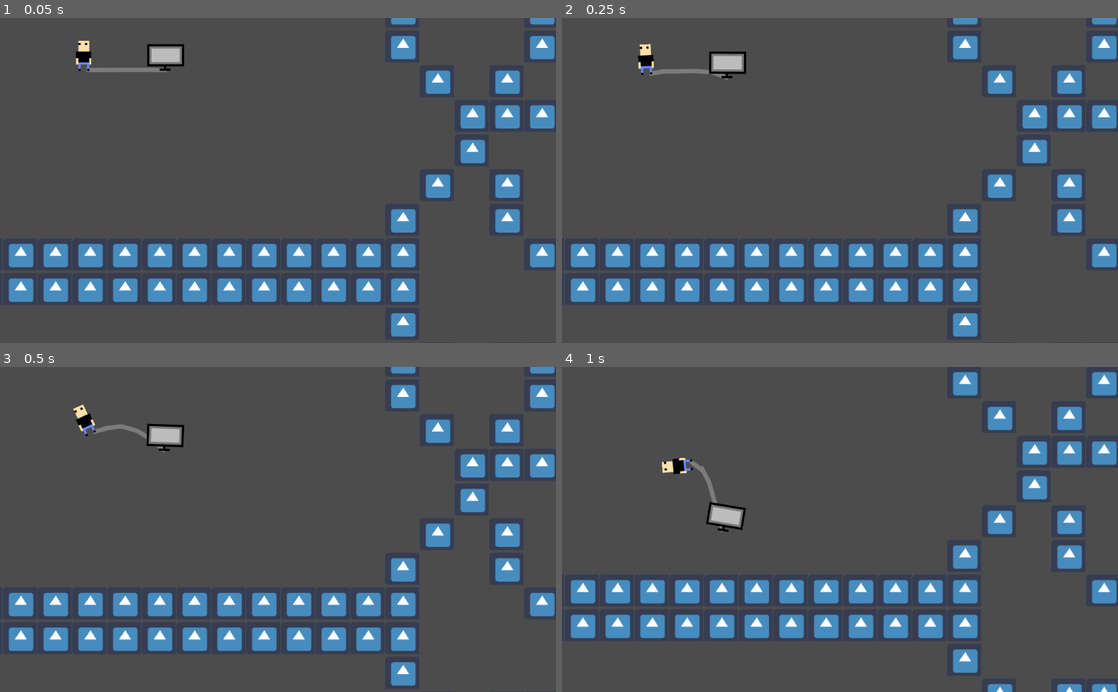
Above: before the commit, frames 1-4 (two rows, left to right).
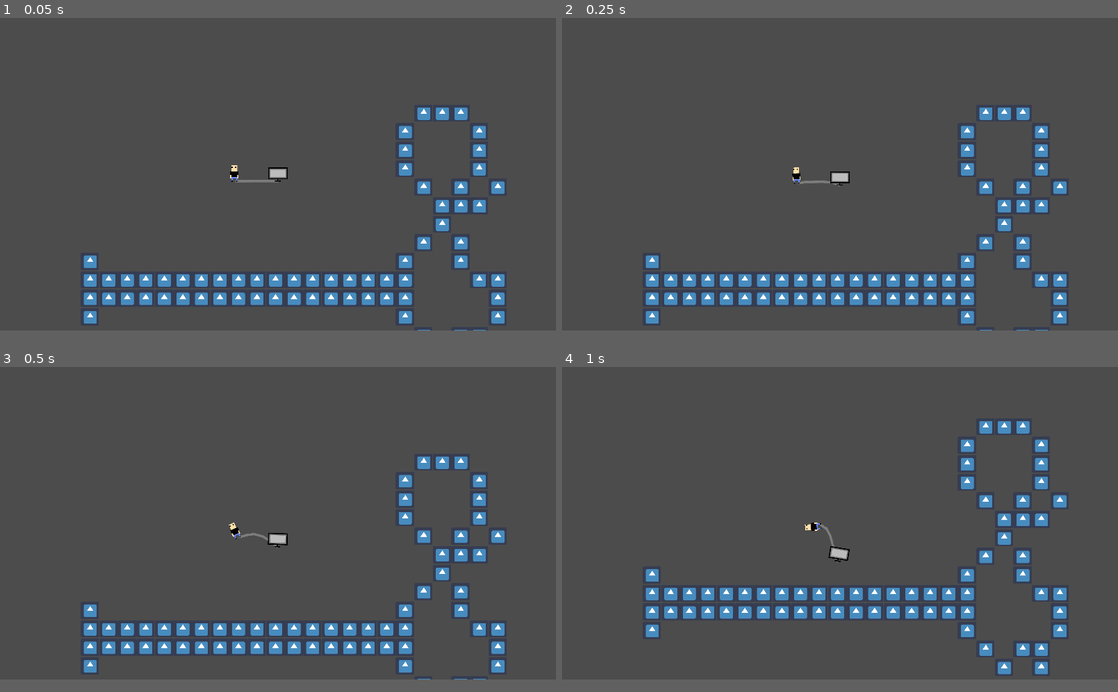
Above: after the commit, the same moments.

Repository: TheRamik/black-friday-sim
Game: Godot game, scene res://test.tscn
Same seed, same stepped clock (60 frames per second), same inputs: the game is played once before the commit and once after it. The engine's default icon, where the game draws it, is replaced by a stand-in: a white triangle on a blue panel in a dark square.
Inputs (mouse positions are in pixels of both pictures, inside the frame that each line leads up to):
- Up to frame 1 (0.05 s): no input
- Up to frame 2 (0.25 s): no input
- Up to frame 3 (0.5 s): no input
- Up to frame 4 (1 s): move the mouse to (1006, 539) at 0.52 s; hold Right mouse button (move_to_object) from 0.53 s (still down); click (1006, 539) at 0.67 s
In our replay, the window is 800x468 before the commit and 800x450 after it. These sizes can differ from the game's own. Grey fills any space a smaller window leaves; there, only what the larger window draws over its background counts as a difference.

The runs differ from the first frame. In frame 1, 16% of the frame differs, in the area x 1-100%, y 0-99%; in frame 2, 16%; in frame 3, 16%; in frame 4, 16%, in the area x 1-100%, y 1-100%.

Commit message:
Update visibility of vector mechanic only during TV picked

Diff:
--- a/PlayerTV/PlayerTV.tscn
+++ b/PlayerTV/PlayerTV.tscn
@@ -22,7 +22,7 @@
 [node name="CanvasLayer" type="CanvasLayer" parent="television"]
 
 [node name="VectorCreator" parent="television/CanvasLayer" instance=ExtResource( 2 )]
-position = Vector2( 817.081, 317.213 )
+position = Vector2( 514.073, 298.525 )
 
 [node name="Camera2D" type="Camera2D" parent="television"]
 current = true
--- a/PlayerTV/PlayerTVv2.gd
+++ b/PlayerTV/PlayerTVv2.gd
@@ -10,7 +10,10 @@
 func _process(delta):
 	if $television.picked:
 		$player.position = $television/Position2D.global_position
-		#$player.rotation_degrees += 180
+		$television/CanvasLayer/VectorCreator.visible = true
+	else:
+		$television/CanvasLayer/VectorCreator.visible = false
+
 
 # Called every frame. 'delta' is the elapsed time since the previous frame.
 func _physics_process(delta):
--- a/PlayerTV/PlayerTVv2.tscn
+++ b/PlayerTV/PlayerTVv2.tscn
@@ -78,14 +78,14 @@
 mass = 1.53061
 gravity_scale = 5.0
 
-[node name="CanvasLayer" type="CanvasLayer" parent="television"]
-
-[node name="VectorCreator" parent="television/CanvasLayer" instance=ExtResource( 2 )]
-position = Vector2( 817.081, 317.213 )
-
 [node name="Camera2D" type="Camera2D" parent="television"]
 current = true
 drag_margin_h_enabled = true
 drag_margin_v_enabled = true
 
+[node name="CanvasLayer" type="CanvasLayer" parent="television"]
+
+[node name="VectorCreator" parent="television/CanvasLayer" instance=ExtResource( 2 )]
+position = Vector2( 104.426, -6.24115 )
+
 [connection signal="vector_created" from="television/CanvasLayer/VectorCreator" to="television" method="launch"]
--- a/VectorCreator/VectorCreator.gd
+++ b/VectorCreator/VectorCreator.gd
@@ -15,26 +15,27 @@
 func _ready():
 	connect("input_event", self, "_on_input_event")
 
-
+# Draws the lines for the vector
 func _draw() -> void:
 	draw_line(position_start - global_position,
 		(position_end - global_position),
-		Color.blue,
+		Color.white,
 		8)
 
 	draw_line(position_start - global_position,
-		position_start - global_position + vector,
+		position_start - global_position + vector/2,
 		Color.red,
-		16)
+		12)
 
+# Resets the lines and the vectors back to 0
 func _reset() -> void:
 	position_start = Vector2.ZERO
 	position_end = Vector2.ZERO
 	vector = Vector2.ZERO
 	update()
 
+# Called when there is an input event.
 func _input(event) -> void:
-
 	if not touch_down:
 		return
 
@@ -48,12 +49,8 @@
 		vector = -(position_end - position_start).clamped(maximum_length)
 		update()
 
+# Our own input event that does extra work
 func _on_input_event(_viewport, event, _shape_idx) -> void:
-
 	if event.is_action_pressed("ui_touch"):
 		touch_down = true
 		position_start = event.position
-
-# Called every frame. 'delta' is the elapsed time since the previous frame.
-#func _process(delta):
-#	pass
--- a/VectorCreator/VectorCreator.tscn
+++ b/VectorCreator/VectorCreator.tscn
@@ -3,11 +3,13 @@
 [ext_resource path="res://VectorCreator/VectorCreator.gd" type="Script" id=1]
 
 [sub_resource type="RectangleShape2D" id=1]
-extents = Vector2( 87, 70 )
+extents = Vector2( 1995.91, 1133.51 )
 
 [node name="VectorCreator" type="Area2D"]
-position = Vector2( 509, 301 )
+position = Vector2( -0.466736, -1.48289 )
 script = ExtResource( 1 )
 
 [node name="CollisionShape2D" type="CollisionShape2D" parent="."]
+visible = false
+position = Vector2( 0, -6.10352e-05 )
 shape = SubResource( 1 )
--- a/project.godot
+++ b/project.godot
@@ -13,6 +13,13 @@
 config/name="Black-Friday-Sim"
 run/main_scene="res://test.tscn"
 config/icon="res://icon.png"
+
+[display]
+
+window/size/width=1920
+window/size/height=1080
+window/size/resizable=false
+window/stretch/mode="2d"
 
 [input]
 
--- a/television/television.gd
+++ b/television/television.gd
@@ -9,7 +9,6 @@
 		var bodies = $Area2D.get_overlapping_bodies()
 		for body in bodies:
 			if body.name == "player" and get_node("../player").canPick == true:
-				print("picked")
 				picked = true
 				get_node("../player").canPick = false
 				set_applied_force(Vector2())
--- a/test.tscn
+++ b/test.tscn
@@ -1,7 +1,6 @@
-[gd_scene load_steps=6 format=2]
+[gd_scene load_steps=5 format=2]
 
 [ext_resource path="res://icon.png" type="Texture" id=1]
-[ext_resource path="res://PlayerTV/PlayerTV.tscn" type="PackedScene" id=2]
 [ext_resource path="res://PlayerTV/PlayerTVv2.tscn" type="PackedScene" id=3]
 
 [sub_resource type="ConvexPolygonShape2D" id=1]
@@ -38,7 +37,4 @@
 tile_data = PoolIntArray( -262135, 0, 0, -262134, 0, 0, -262133, 0, 0, -196600, 0, 0, -196596, 0, 0, -131064, 0, 0, -13 …(850 unchanged characters)…
 
 [node name="PlayerTV2" parent="." instance=ExtResource( 3 )]
-
-[node name="PlayerTV" parent="." instance=ExtResource( 2 )]
-visible = false
-position = Vector2( 247, 228 )
+position = Vector2( -2, 0 )
